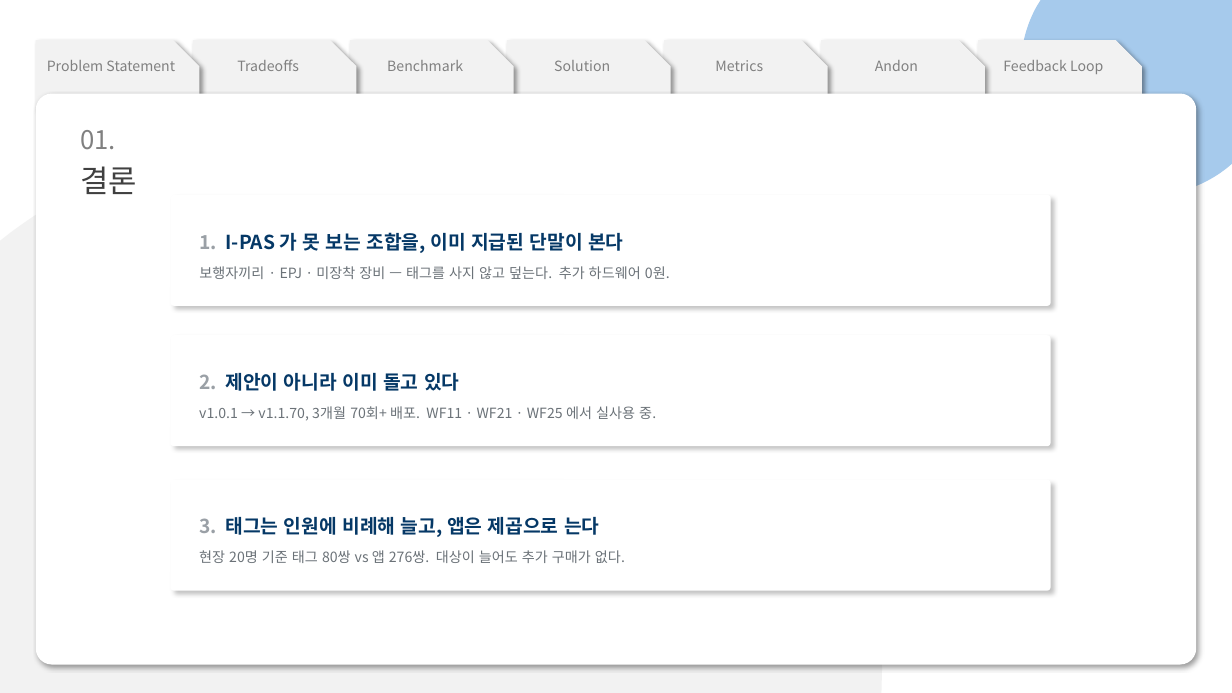
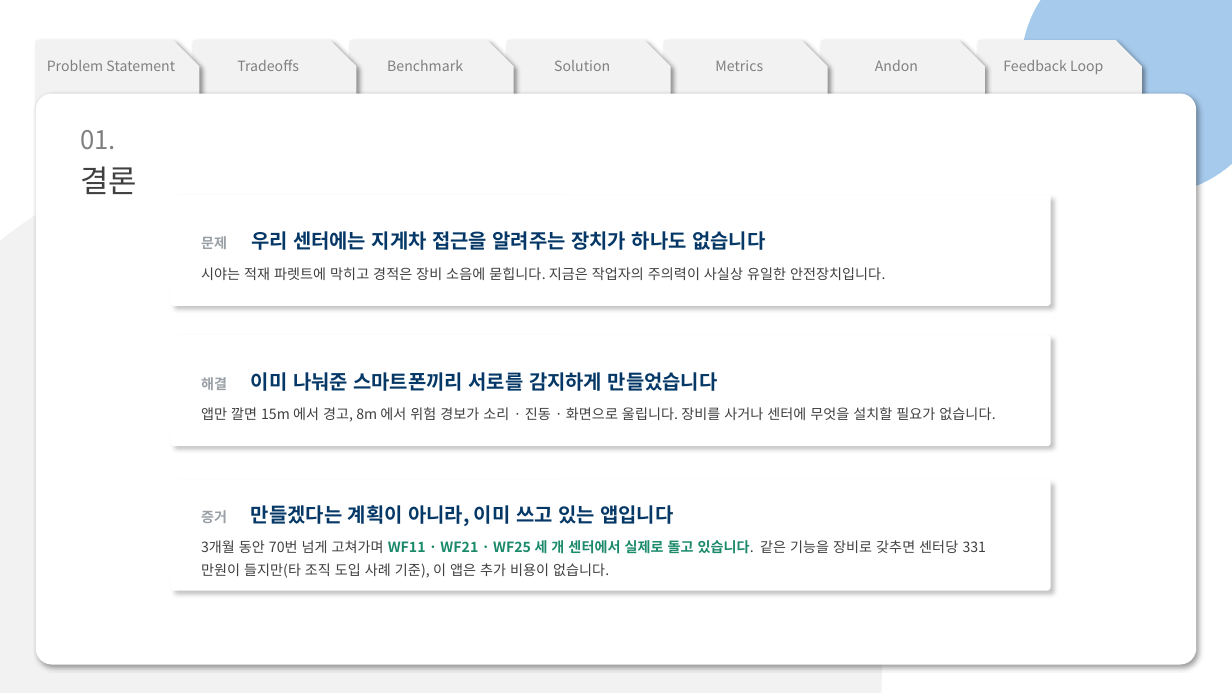
Before and after one commit to pslymzero-cyber/SafeAlert, a slide deck: slide 2 of docs/presentation/contest/SafeAlert_CouSolve_Contest.pptx. Drawn at 1232x693 pixels with LibreOffice and Linux fonts; fonts in the diff are those of the drawing. Boxes give left, top, right and bottom in pixels: in the first picture for what was removed or moved away, otherwise in the second. Text is boxed around its words. In the diff, an @@ line names an element or a change of style, - is before the commit and + after.

```diff
--- a/docs/presentation/contest/SafeAlert_CouSolve_Contest.pptx
+++ b/docs/presentation/contest/SafeAlert_CouSolve_Contest.pptx
@@ text in rounded rectangle at (x1=201, y1=231, x2=885, y2=280): text changed; text colour #6B7278 to #404040 @@
-1. I-PAS 가 못 보는 조합을, 이미 지급된 단말이 본다
-보행자끼리 · EPJ · 미장착 장비 — 태그를 사지 않고 덮는다. 추가 하드웨어 0원.
+문제 우리 센터에는 지게차 접근을 알려주는 장치가 하나도 없습니다
+시야는 적재 파렛트에 막히고 경적은 장비 소음에 묻힙니다. 지금은 작업자의 주의력이 사실상 유일한 안전장치입니다.
@@ text in rounded rectangle at (x1=201, y1=372, x2=995, y2=422): text changed; text colour #6B7278 to #404040 @@
-2. 제안이 아니라 이미 돌고 있다
-v1.0.1 → v1.1.70, 3개월 70회+ 배포. WF11 · WF21 · WF25 에서 실사용 중.
+해결 이미 나눠준 스마트폰끼리 서로를 감지하게 만들었습니다
+앱만 깔면 15m 에서 경고, 8m 에서 위험 경보가 소리 · 진동 · 화면으로 울립니다. 장비를 사거나 센터에 무엇을 설치할 필요가 없습니다.
@@ text in rounded rectangle at (x1=201, y1=505, x2=958, y2=578): text changed; text colour #6B7278 to #404040 @@
-3. 태그는 인원에 비례해 늘고, 앱은 제곱으로 는다
-현장 20명 기준 태그 80쌍 vs 앱 276쌍. 대상이 늘어도 추가 구매가 없다.
+증거 만들겠다는 계획이 아니라, 이미 쓰고 있는 앱입니다
+3개월 동안 70번 넘게 고쳐가며 WF11 · WF21 · WF25 세 개 센터에서 실제로 돌고 있습니다. 같은 기능을 장비로 갖추면 센터당 331만원이 들지만(타 조직 도입 사례 기준), 이 앱은 추가 비용이 없습니다.
```
Also in this commit, not shown: 13 other slides changed, 2 other files.
